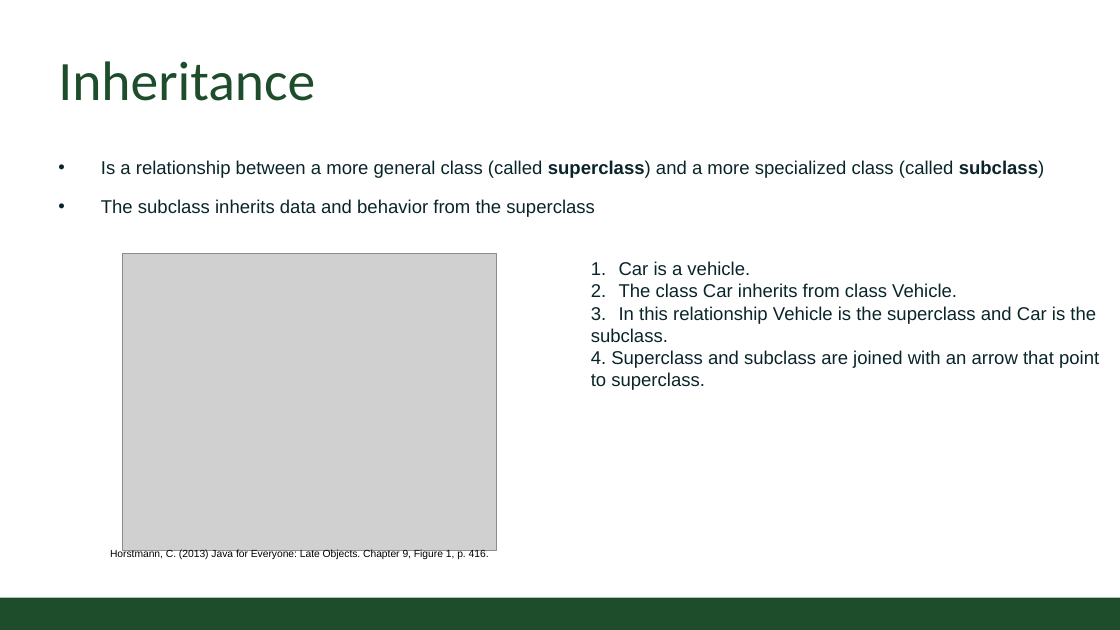
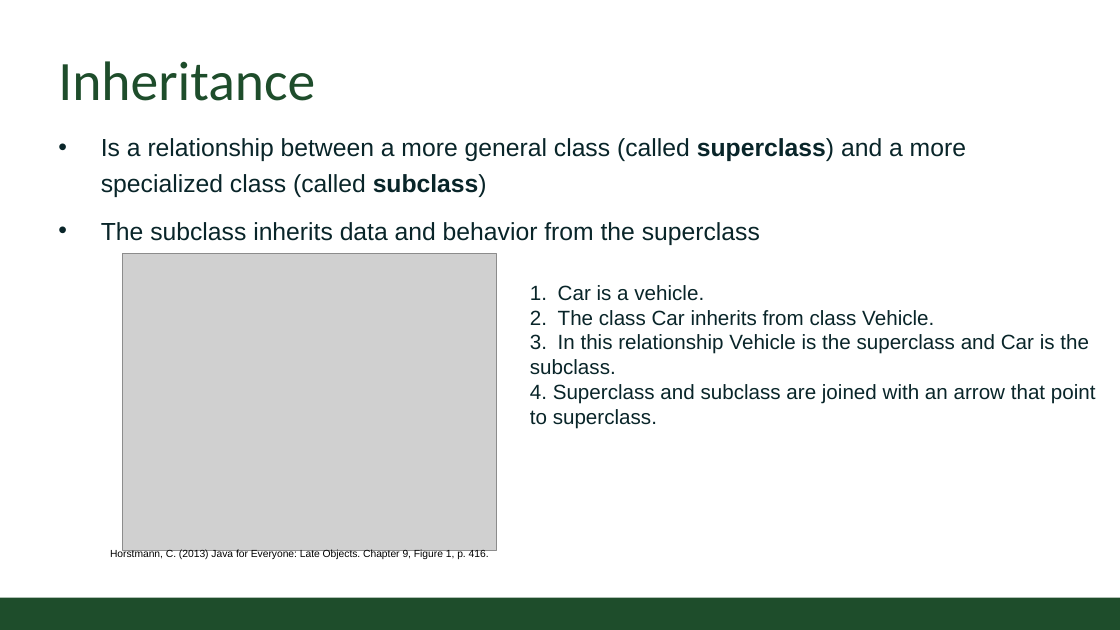
Before and after one commit to CSU-CompSci-CS163-4/Handouts, a slide deck: slide 3 of slides/On-Campus/07_03_Inheritance.pptx. Drawn at 1120x630 pixels with LibreOffice and Linux fonts; fonts in the diff are those of the drawing; grey boxes stand for pictures; background and template pictures are left out. Boxes give left, top, right and bottom in pixels: in the first picture for what was removed or moved away, otherwise in the second. Text is boxed around its words. In the diff, an @@ line names an element or a change of style, - is before the commit and + after.

Commit message:
Inheritance lecture update

```diff
--- a/slides/On-Campus/07_03_Inheritance.pptx
+++ b/slides/On-Campus/07_03_Inheritance.pptx
@@ text "Is a relationship between a ...": place and size @@
-text "Is a relationship between a ..." at [101,160,1044,217]
+text "Is a relationship between a ..." at [101,138,966,245]
@@ text "Is a relationship between a ..." at [101,138,966,245]: size 18 to 24 pt @@
@@ text "Car is a vehicle.": place and size @@
-text "Car is a vehicle." at [591,261,1099,390]
+text "Car is a vehicle." at [530,285,1096,428]
@@ text "Car is a vehicle." at [530,285,1096,428]: size 18 to 20 pt @@
```
Also in this commit, not shown: 9 other slides changed, 1 other file.
